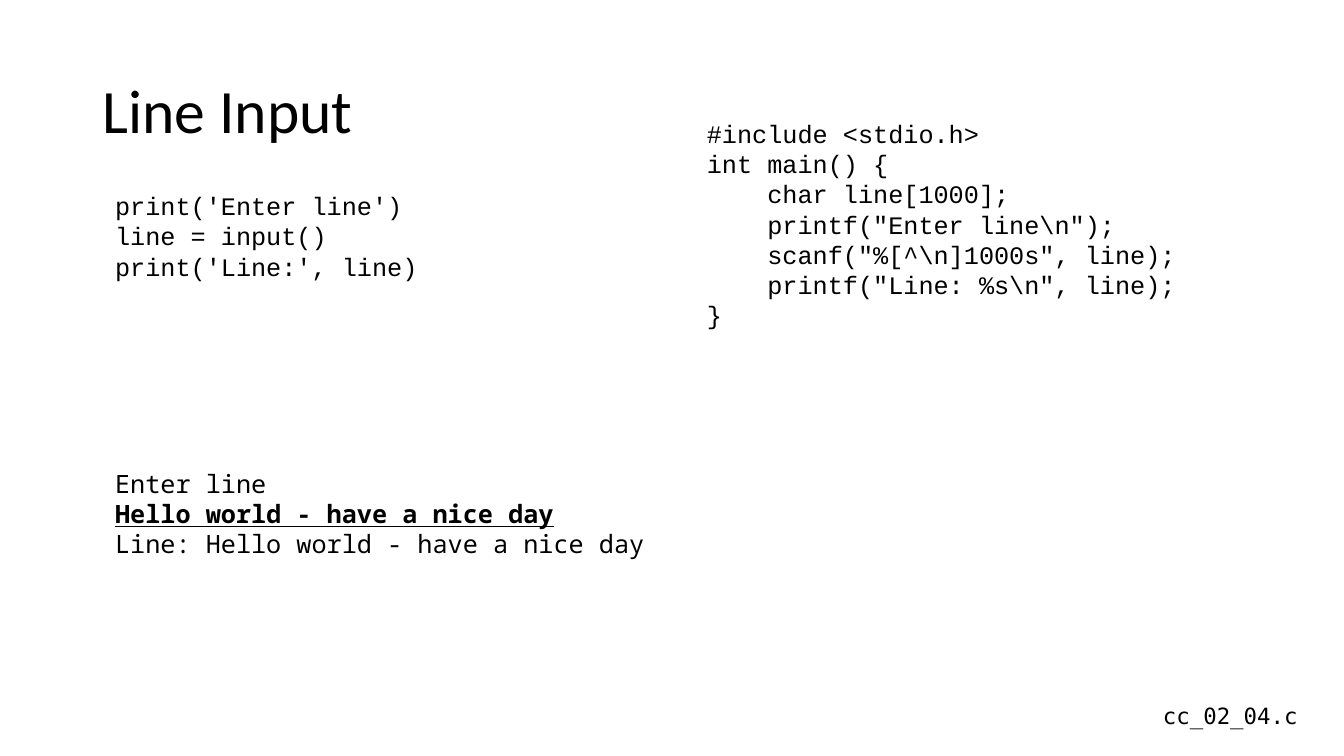
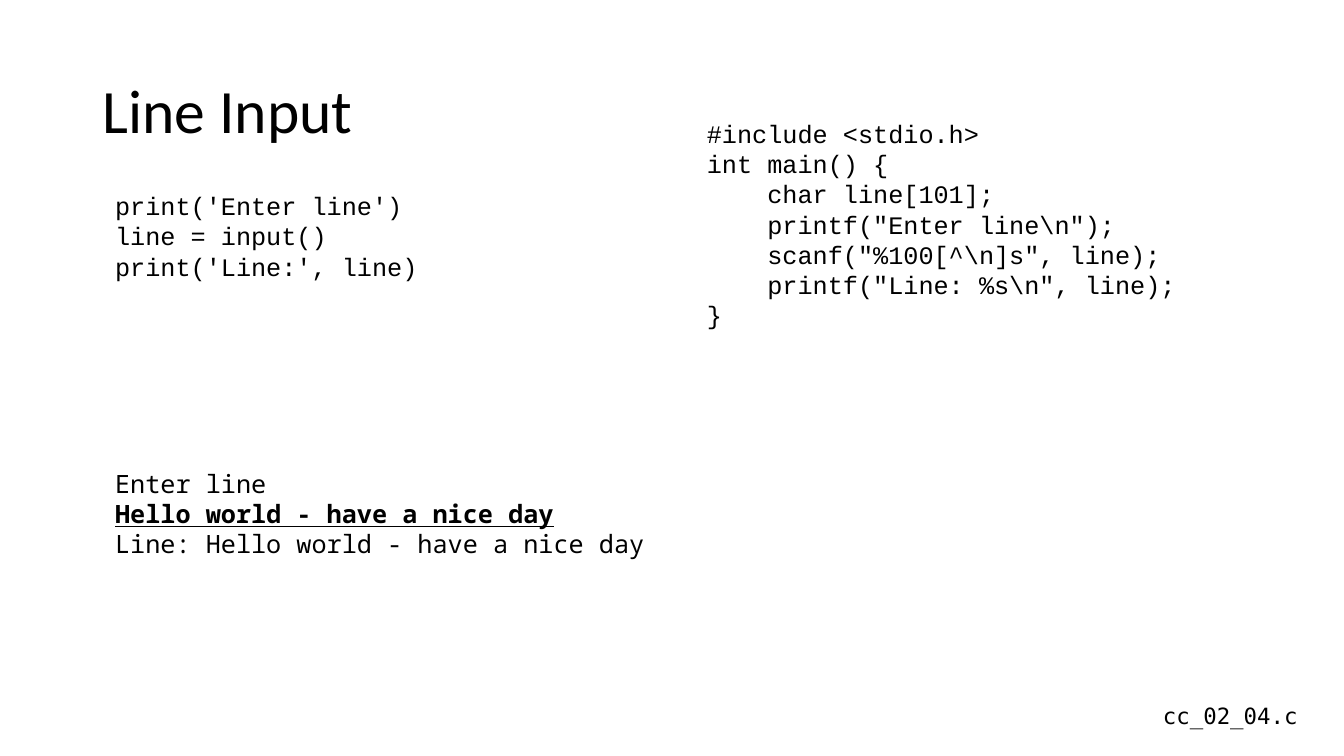
Before and after one commit to csev/cc4e, a slide deck: slide 13 of lectures/CC-02-Python.pptx. Drawn at 1344x756 pixels with LibreOffice and Linux fonts; fonts in the diff are those of the drawing. Boxes give left, top, right and bottom in pixels: in the first picture for what was removed or moved away, otherwise in the second. Text is boxed around its words. In the diff, an @@ line names an element or a change of style, - is before the commit and + after.

```diff
--- a/lectures/CC-02-Python.pptx
+++ b/lectures/CC-02-Python.pptx
@@ text at bbox=[767, 185, 994, 209]: text changed @@
-char line[1000];
+char line[101];
@@ text at bbox=[767, 245, 1161, 270]: text changed @@
-scanf("%[^\n]1000s", line);
+scanf("%100[^\n]s", line);
```
Also in this commit, not shown: 1 other file.
